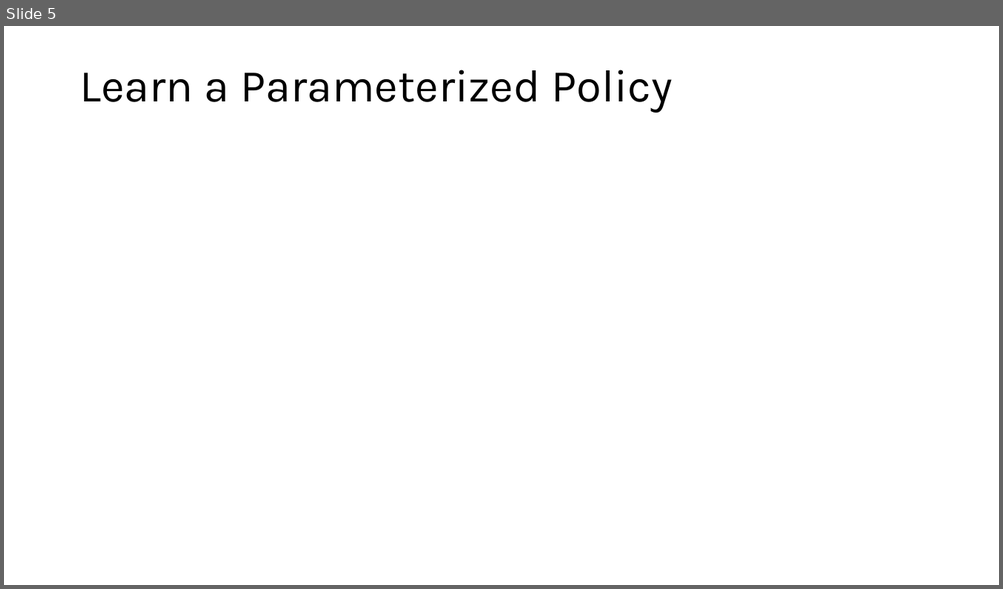
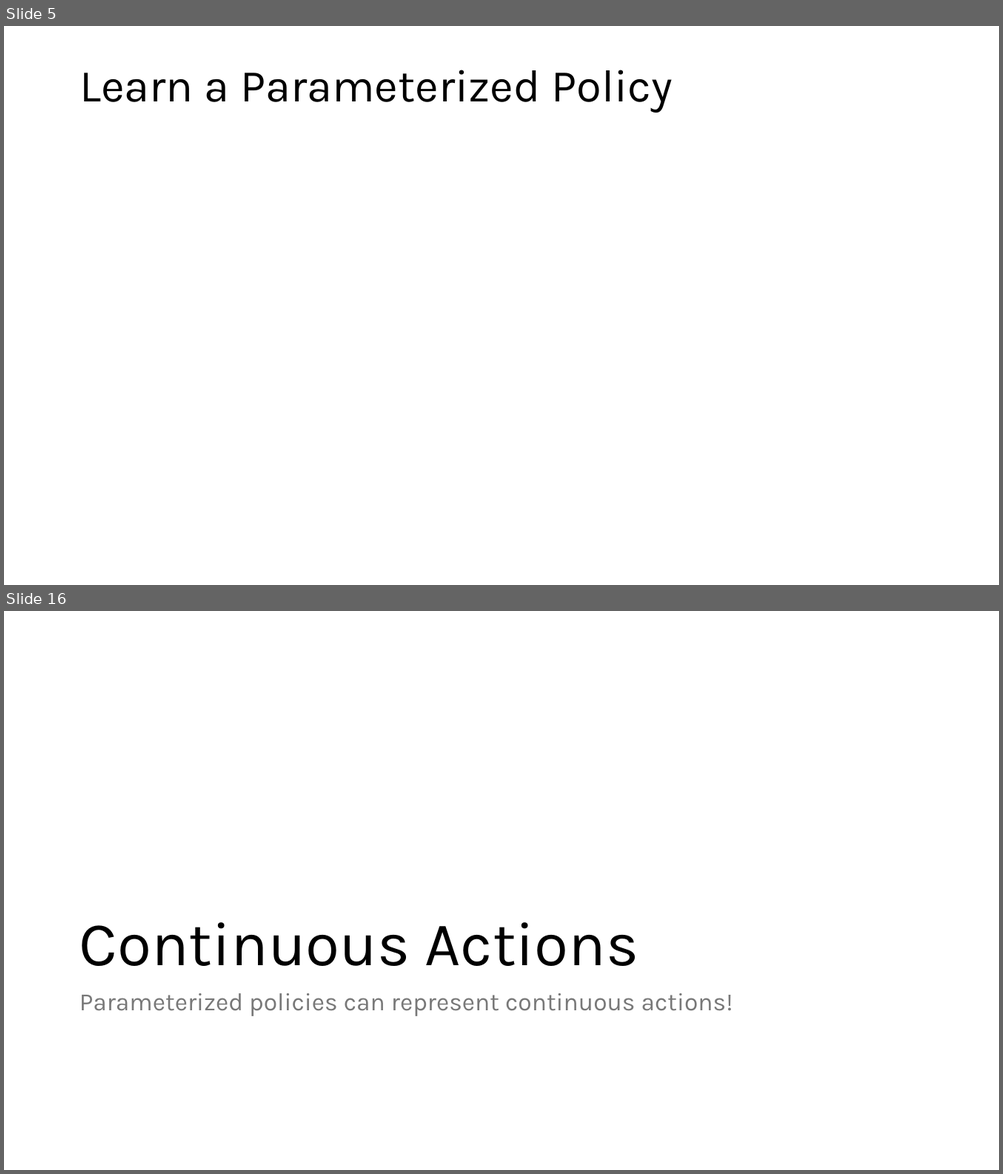
Before and after one commit to mhahsler/Introduction_to_Reinforcement_Learning, a slide deck: slides/Lecture_Chapter13.pptx. Shown one above the other, each under a label of ours: slide 5 before the commit, slides 5 and 16 after it; the slides between them are not shown. The pictures are 1003x589 and 1003x1174 pixels, drawn with LibreOffice and Linux fonts; fonts in the diff are those of the drawing; grey boxes stand for pictures. Boxes give left, top, right and bottom in pixels: in the first picture for what was removed or moved away, otherwise in the second. Text is boxed around its words. In the diff, an @@ line names an element or a change of style, - is before the commit and + after.

```diff
--- a/slides/Lecture_Chapter13.pptx
+++ b/slides/Lecture_Chapter13.pptx
@@ slide 16 added at [4,611,999,1170], background #FFFFFF @@
@@ title added at [79,923,639,966], 60 pt, text #000000 @@
+Continuous Actions
@@ text added at [79,994,733,1017], 24 pt, text #797979 @@
+Parameterized policies can represent continuous actions!
```
Also in this commit, not shown: 9 slides changed, 2 other slides added, 1 slide removed, 3 other files.
